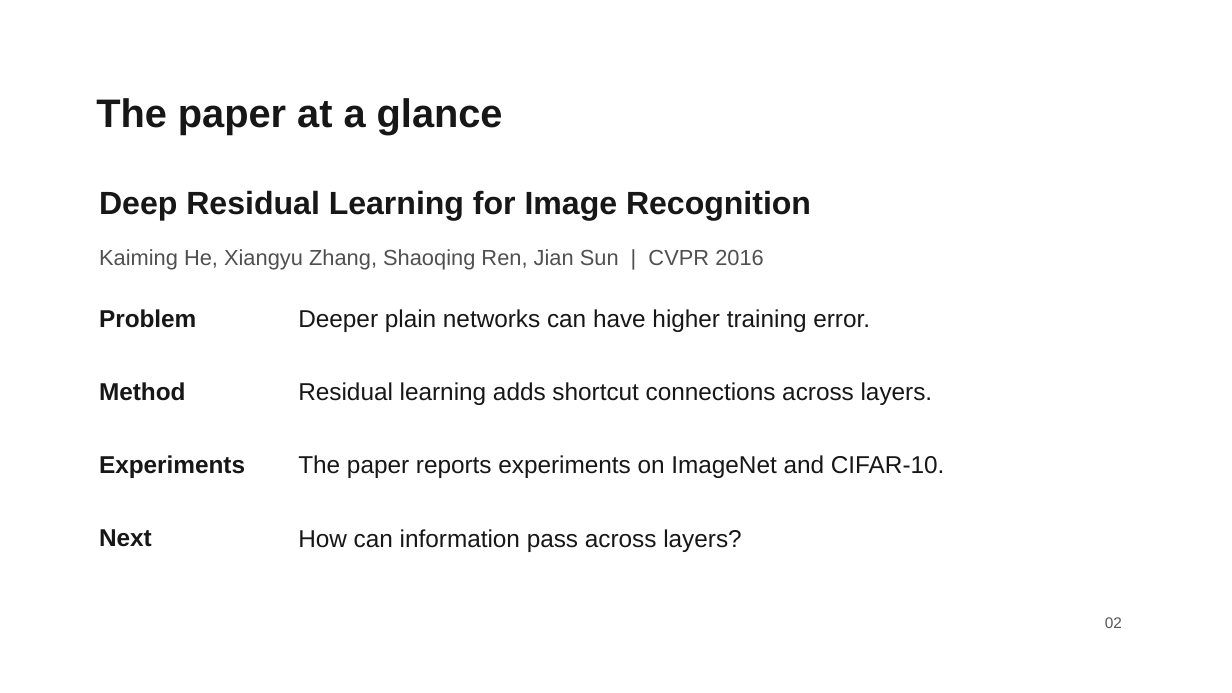
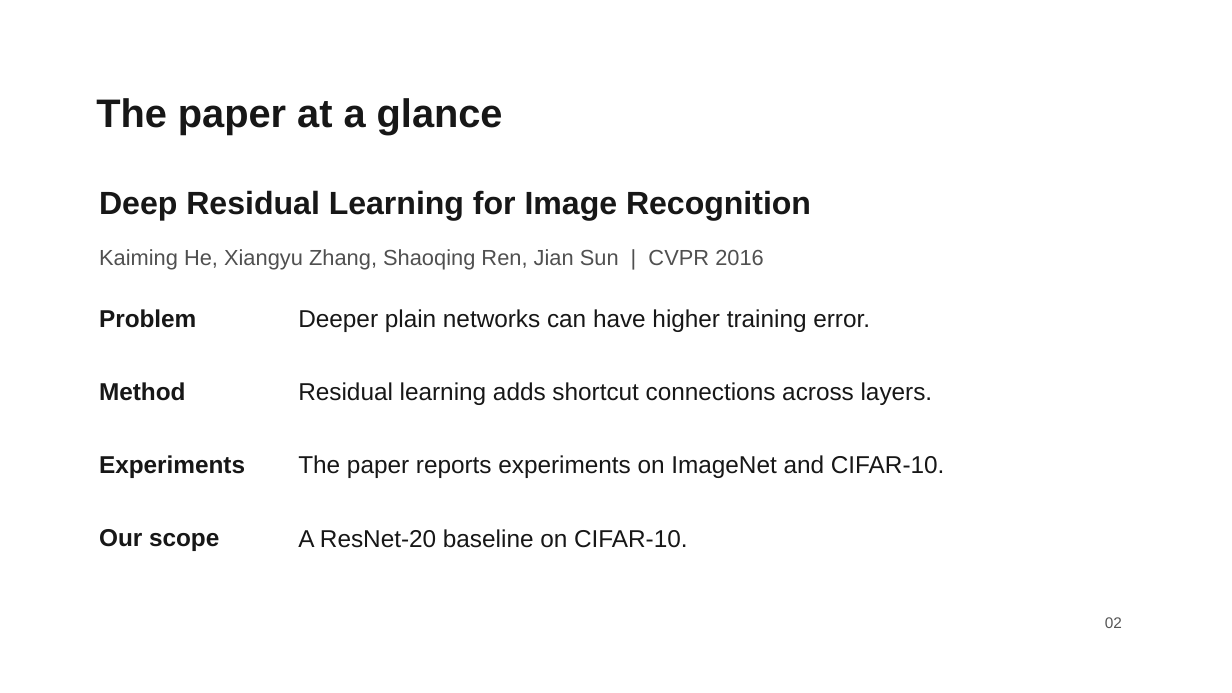
Before and after one commit to liuyanze910-svg/miae01-resnet-replication, a slide deck: slide 2 of docs/slides/week4_a_background_methods.pptx. Drawn at 1232x693 pixels with LibreOffice and Linux fonts; fonts in the diff are those of the drawing; background and template pictures are left out. Boxes give left, top, right and bottom in pixels: in the first picture for what was removed or moved away, otherwise in the second. Text is boxed around its words. In the diff, an @@ line names an element or a change of style, - is before the commit and + after.

```diff
--- a/docs/slides/week4_a_background_methods.pptx
+++ b/docs/slides/week4_a_background_methods.pptx
@@ text at (x1=99, y1=529, x2=219, y2=551): text changed @@
-Next
+Our scope
@@ text at (x1=298, y1=529, x2=688, y2=548): text changed @@
-How can information pass across layers?
+A ResNet-20 baseline on CIFAR-10.
```
Also in this commit, not shown: 6 other slides changed, 8 slides removed, 3 other files.
